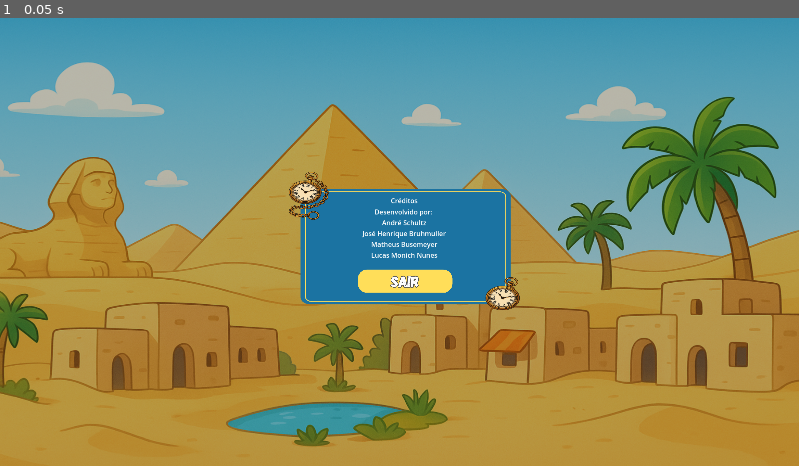
Above: before the commit, frame 1.
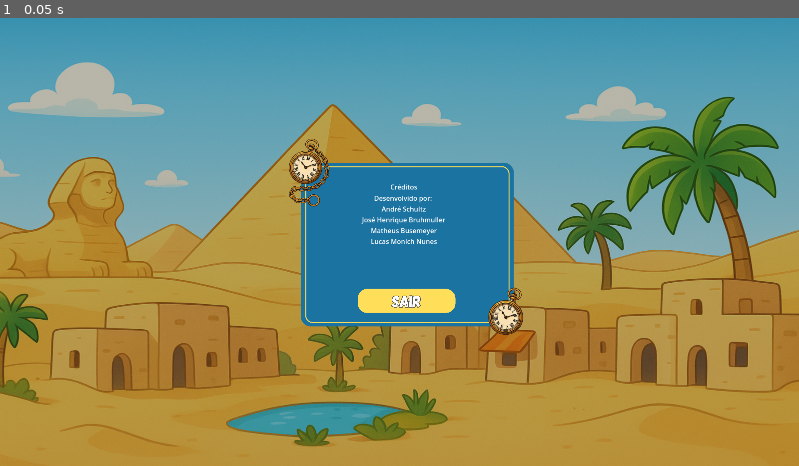
Above: after the commit, the same moment.

Repository: CodeMonkeysCorp/MatematicaAtravesDoTempo
Game: Godot game, scene res://scenes/Creditos.tscn
Same seed, same stepped clock (60 frames per second), same inputs: the game is played once before the commit and once after it.
Inputs:
- Up to frame 1 (0.05 s): no input

The runs differ from the first frame. In frame 1, 5.2% of the frame differs, in the area x 36-66%, y 27-71%.

Commit message:
att jose 1

Diff:
--- a/jogo/project.godot
+++ b/jogo/project.godot
@@ -17,7 +17,7 @@
 
 [autoload]
 
-GameManage="*res://scripts/GameManager.gd"
+Manager="*res://scripts/GameManager.gd"
 
 [display]
 
--- a/jogo/scenes/Creditos.tscn
+++ b/jogo/scenes/Creditos.tscn
@@ -1,8 +1,13 @@
-[gd_scene load_steps=4 format=3 uid="uid://b8hejxdtiaslo"]
+[gd_scene load_steps=6 format=3 uid="uid://b8hejxdtiaslo"]
 
 [ext_resource type="Texture2D" uid="uid://bmyj6ijkto62w" path="res://assets/Cenarios/Egito2.png" id="1_lm0yj"]
 [ext_resource type="Texture2D" uid="uid://bw23u3fodmv5e" path="res://assets/Menu/Menu.png" id="2_dc0wp"]
+[ext_resource type="Script" uid="uid://b1cia8nmqqjdb" path="res://scripts/Creditos.gd" id="3_p1hgr"]
 [ext_resource type="Texture2D" uid="uid://dv307y15bk3v2" path="res://assets/Menu/Sair.png" id="3_rnov5"]
+
+[sub_resource type="CapsuleShape2D" id="CapsuleShape2D_3fajg"]
+radius = 29.0
+height = 236.0
 
 [node name="Creditos" type="Node2D"]
 
@@ -19,18 +24,24 @@
 color = Color(0, 0, 0, 0.278431)
 
 [node name="Sprite2D2" type="Sprite2D" parent="."]
-position = Vector2(960, 540)
-scale = Vector2(0.457324, 0.327394)
+position = Vector2(964, 530)
+scale = Vector2(0.463889, 0.463889)
 texture = ExtResource("2_dc0wp")
 
-[node name="BtnVoltar" type="Button" parent="."]
-offset_left = 753.0
-offset_top = 511.0
-offset_right = 2681.0
-offset_bottom = 1599.0
-scale = Vector2(0.228804, 0.228804)
-icon = ExtResource("3_rnov5")
-flat = true
+[node name="Area2D" type="Area2D" parent="Sprite2D2"]
+position = Vector2(-2078.08, -1142.51)
+scale = Vector2(2.15569, 2.15569)
+script = ExtResource("3_p1hgr")
+
+[node name="CollisionShape2D" type="CollisionShape2D" parent="Sprite2D2/Area2D"]
+position = Vector2(977, 683)
+rotation = 1.5708
+shape = SubResource("CapsuleShape2D_3fajg")
+
+[node name="Sprite2D" type="Sprite2D" parent="Sprite2D2/Area2D"]
+position = Vector2(977, 683)
+scale = Vector2(0.236449, 0.236449)
+texture = ExtResource("3_rnov5")
 
 [node name="VBoxContainer" type="VBoxContainer" parent="."]
 anchors_preset = 8
@@ -38,10 +49,10 @@
 anchor_top = 0.5
 anchor_right = 0.5
 anchor_bottom = 0.5
-offset_left = 797.0
-offset_top = 396.0
-offset_right = 1147.0
-offset_bottom = 645.0
+offset_left = 796.0
+offset_top = 363.0
+offset_right = 1146.0
+offset_bottom = 612.0
 grow_horizontal = 2
 grow_vertical = 2
 alignment = 1
--- /dev/null
+++ b/jogo/scripts/Creditos.gd
@@ -0,0 +1,12 @@
+extends Area2D
+
+func _ready():
+	input_pickable = true  # garante que pode receber clique
+
+func _input_event(viewport, event, shape_idx):
+	if event is InputEventMouseButton and event.pressed and event.button_index == MOUSE_BUTTON_LEFT:
+		print("Cliquei no objeto!")
+		minha_funcao()
+
+func minha_funcao():
+	Manager.goto("MainMenu")
--- a/jogo/scripts/MainMenu.gd
+++ b/jogo/scripts/MainMenu.gd
@@ -13,13 +13,13 @@
 	btn_sair.pressed.connect(_quando_sair)
 
 func _quando_jogar() -> void:
-	GameManager.ir_para("FaseEgito")
+	Manager.goto("FaseEgito")
 
 func _quando_opcoes() -> void:
-	GameManager.ir_para("Opcoes")
+	Manager.goto("Opcoes")
 
 func _quando_creditos() -> void:
-	GameManager.ir_para("Creditos")
+	Manager.goto("Creditos")
 
 func _quando_sair() -> void:
 	get_tree().quit()
Not shown: 1 places in jogo/scenes/Fases.tscn that only renumber resources
Renamed: jogo/scripts/fase_egito.tscn -> jogo/scenes/fase_egito.tscn
Not shown, added: jogo/scripts/Creditos.gd.uid
Not shown: 1 places in jogo/scripts/main_menu.tscn that only renumber resources
